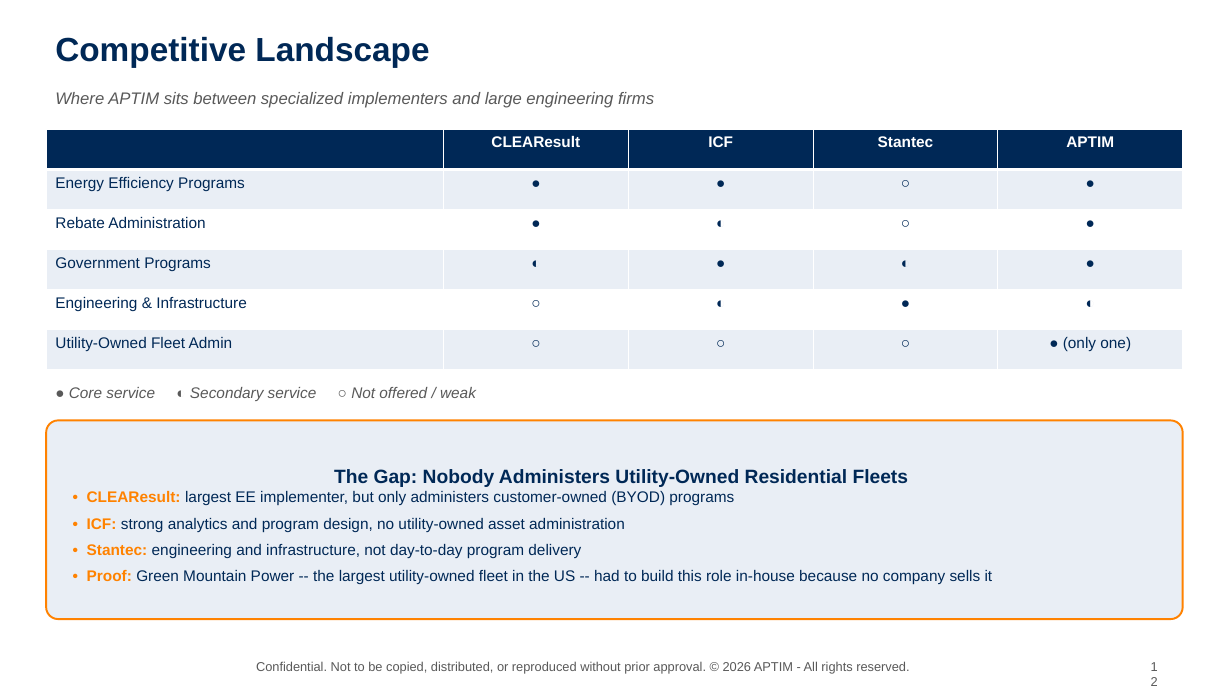
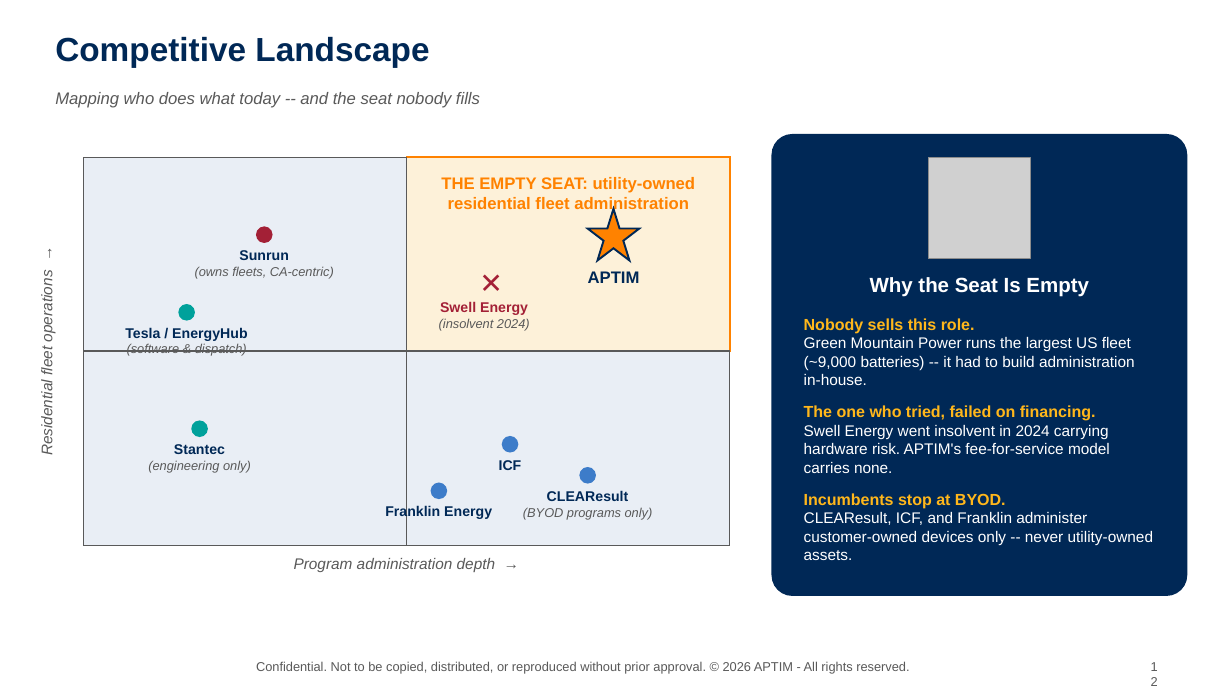
Before and after one commit to graseeuh/HERMES, a slide deck: slide 12 of Group_1_STRIVE_Presentation.pptx. Drawn at 1232x693 pixels with LibreOffice and Linux fonts; fonts in the diff are those of the drawing; grey boxes stand for pictures; background and template pictures are left out. Boxes give left, top, right and bottom in pixels: in the first picture for what was removed or moved away, otherwise in the second. Text is boxed around its words. In the diff, an @@ line names an element or a change of style, - is before the commit and + after.

```diff
--- a/Group_1_STRIVE_Presentation.pptx
+++ b/Group_1_STRIVE_Presentation.pptx
@@ text at (x1=55, y1=92, x2=480, y2=108): text changed @@
-Where APTIM sits between specialized implementers and large engineering firms
+Mapping who does what today -- and the seat nobody fills
@@ table removed at (x1=46, y1=129, x2=1183, y2=370), 6 rows, 5 columns @@
- | CLEAResult | ICF | Stantec | APTIM
-Energy Efficiency Programs | ● | ● | ○ | ●
-Rebate Administration | ● | ◐ | ○ | ●
-Government Programs | ◐ | ● | ◐ | ●
-Engineering & Infrastructure | ○ | ◐ | ● | ◐
-Utility-Owned Fleet Admin | ○ | ○ | ○ | ● (only one)
@@ rounded rectangle added at (x1=772, y1=134, x2=1188, y2=596), fill #002856 @@
@@ rectangle added at (x1=83, y1=157, x2=730, y2=545), fill #E9EEF5, outline #595959 0.75 pt @@
@@ rectangle added at (x1=407, y1=157, x2=730, y2=351), fill #FDF1D9, outline #FF8200 1.5 pt @@
@@ line added from (407, 157) to (407, 545), #595959 1 pt @@
@@ text added at (x1=441, y1=177, x2=696, y2=213), 13 pt, text #FF8200, bold @@
+THE EMPTY SEAT: utility-owned residential fleet administration
@@ picture added at (x1=929, y1=157, x2=1031, y2=259) @@
@@ star added at (x1=588, y1=209, x2=640, y2=261), fill #FF8200, outline #002856 1.5 pt @@
@@ ellipse added at (x1=256, y1=226, x2=273, y2=243), fill #A32036 @@
@@ text added at (x1=195, y1=250, x2=334, y2=279), 10 pt, text #595959, italic @@
+Sunrun
+(owns fleets, CA-centric)
@@ text added at (x1=470, y1=261, x2=507, y2=298), 22 pt, text #A32036, bold @@
+✕
@@ text added at (x1=38, y1=278, x2=55, y2=454), 12 pt, text #595959, italic @@
+Residential fleet operations →
@@ text added at (x1=588, y1=271, x2=640, y2=283), 13 pt, text #002856, bold @@
+APTIM
@@ text added at (x1=870, y1=277, x2=1089, y2=297), 16 pt, text #FFFFFF, bold @@
+Why the Seat Is Empty
@@ text added at (x1=125, y1=327, x2=247, y2=356), 10 pt, text #595959, italic @@
+Tesla / EnergyHub
+(software & dispatch)
@@ ellipse added at (x1=178, y1=304, x2=195, y2=321), fill #00A19B @@
@@ text added at (x1=439, y1=301, x2=530, y2=331), 10 pt, text #595959, italic @@
+Swell Energy
+(insolvent 2024)
@@ text added at (x1=804, y1=318, x2=1153, y2=560), 12 pt, text #FFFFFF @@
+Nobody sells this role.
+Green Mountain Power runs the largest US fleet (~9,000 batteries) -- it had to build administration in-house.
+The one who tried, failed on financing.
+Swell Energy went insolvent in 2024 carrying hardware risk. APTIM's fee-for-service model carries none.
+Incumbents stop at BYOD.
+CLEAResult, ICF, and Franklin administer customer-owned devices only -- never utility-owned assets.
@@ line added from (83, 351) to (730, 351), #595959 1 pt @@
@@ text removed at (x1=69, y1=387, x2=476, y2=401) @@
-● Core service ◐ Secondary service ○ Not offered / weak
@@ rounded rectangle removed at (x1=46, y1=421, x2=1183, y2=619) @@
-The Gap: Nobody Administers Utility-Owned Residential Fleets
-• CLEAResult: largest EE implementer, but only administers customer-owned (BYOD) programs
-• ICF: strong analytics and program design, no utility-owned asset administration
-• Stantec: engineering and infrastructure, not day-to-day program delivery
-• Proof: Green Mountain Power -- the largest utility-owned fleet in the US -- had to build this role in-house because no company sells it
@@ text added at (x1=148, y1=444, x2=251, y2=473), 10 pt, text #595959, italic @@
+Stantec
+(engineering only)
@@ ellipse added at (x1=191, y1=421, x2=208, y2=437), fill #00A19B @@
@@ ellipse added at (x1=502, y1=436, x2=518, y2=453), fill #3D7CC9 @@
@@ text added at (x1=499, y1=460, x2=522, y2=470), 11 pt, text #002856, bold @@
+ICF
@@ ellipse added at (x1=579, y1=467, x2=596, y2=483), fill #3D7CC9 @@
@@ text added at (x1=385, y1=505, x2=492, y2=520), 11 pt, text #002856, bold @@
+Franklin Energy
@@ ellipse added at (x1=431, y1=482, x2=447, y2=499), fill #3D7CC9 @@
@@ text added at (x1=523, y1=490, x2=653, y2=519), 10 pt, text #595959, italic @@
+CLEAResult
+(BYOD programs only)
@@ text added at (x1=294, y1=558, x2=495, y2=572), 12 pt, text #595959, italic @@
+Program administration depth →
```
